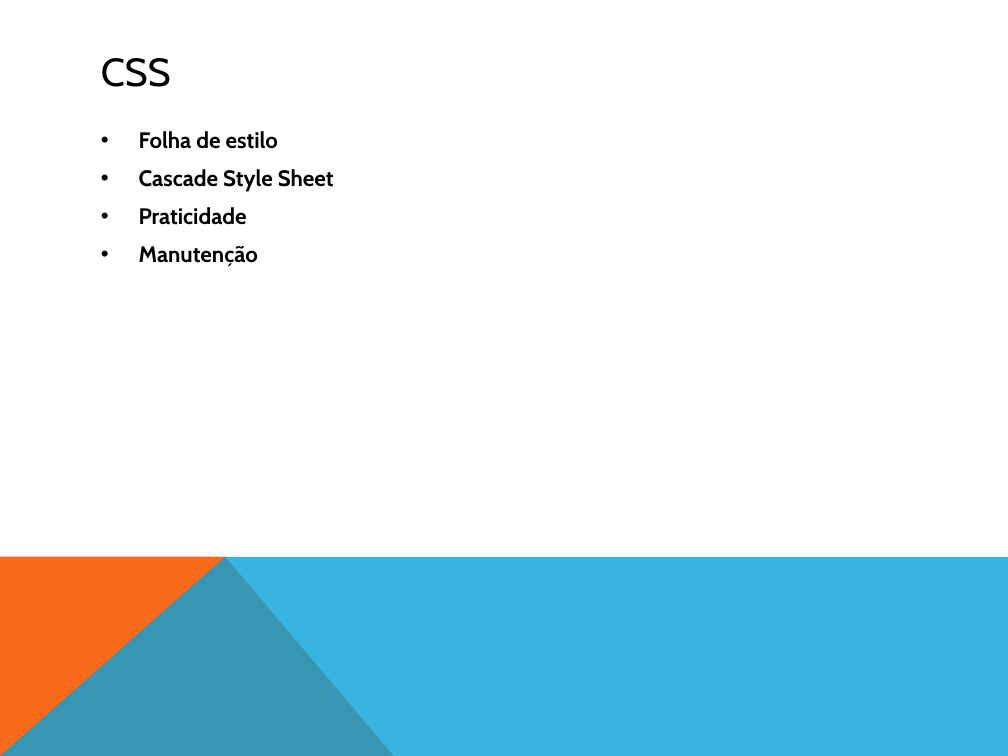
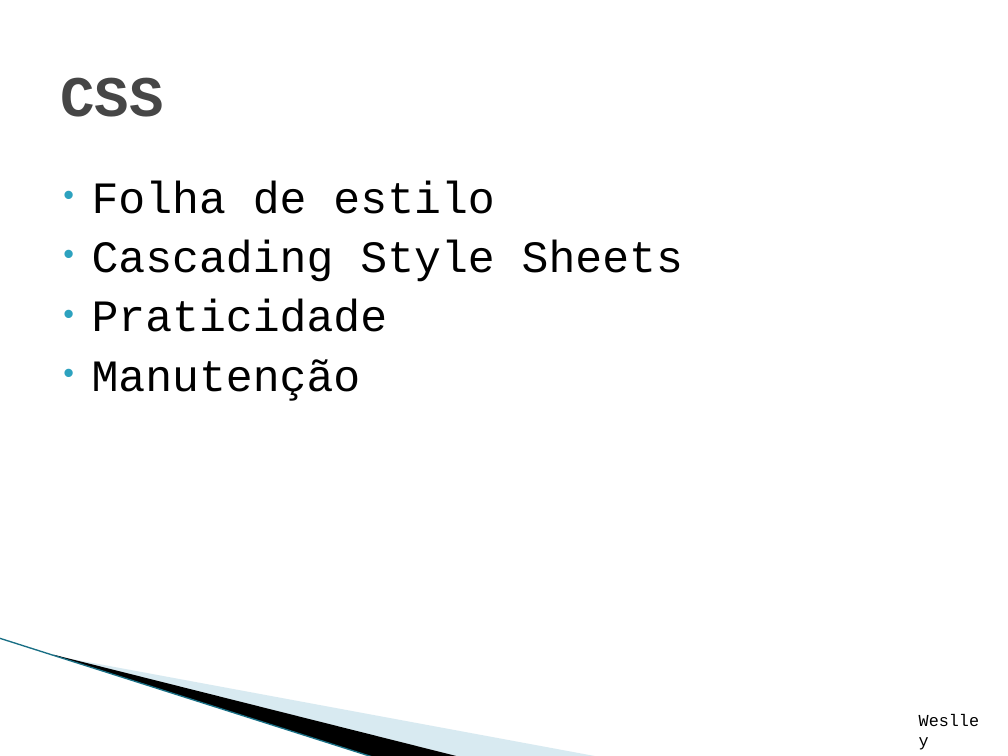
Before and after one commit to WeslleySanto/UNIP-CC, a slide deck: slide 8 of TCC/apresentação-tcc.pptx. Drawn at 1008x756 pixels with LibreOffice and Linux fonts; fonts in the diff are those of the drawing; background and template pictures are left out. Boxes give left, top, right and bottom in pixels: in the first picture for what was removed or moved away, otherwise in the second. Text is boxed around its words. In the diff, an @@ line names an element or a change of style, - is before the commit and + after.

```diff
--- a/TCC/apresentação-tcc.pptx
+++ b/TCC/apresentação-tcc.pptx
@@ title "CSS": place and size @@
-title "CSS" at (101,58,171,87)
+title "CSS" at (60,77,163,117)
@@ title "CSS" at (60,77,163,117): size 28 to 41 pt, font Cabin to Courier New, text colour #000000 to #464646, bold on @@
@@ text "Folha de estilo": place and size @@
-text "Folha de estilo" at (139,131,334,267)
+text "Folha de estilo" at (92,181,683,401)
@@ text at (92,181,494,401): size 16 to 32 pt, font Cabin to Courier New, bold off in "Folha de estilo", "Praticidade", "Manutenção"; indent changed; less space between paragraphs @@
@@ text at (92,240,683,282): text changed; size 16 to 32 pt; font Cabin to Courier New; bold off @@
-• Cascade Style Sheet
+• Cascading Style Sheets
@@ freeform shape removed at (0,556,1008,756) @@
@@ line added from (0, 638) to (374, 756), #97C5D8 0.95 pt @@
@@ freeform shape: place and size @@
-freeform shape at (0,556,394,756)
+freeform shape at (53,654,461,756)
@@ freeform shape at (53,654,461,756): fill #F96A1B to #000000 @@
@@ freeform shape added at (55,655,600,756), fill #A0CBDC at 40% opacity @@
@@ text added at (909,705,990,735), 12 pt, text #000000 @@
+Weslley
```
Also in this commit, not shown: 16 other slides changed, 6 slides added, 1 slide removed.
